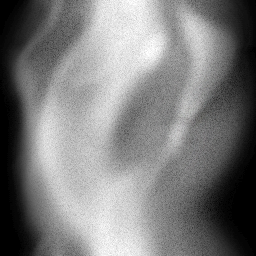
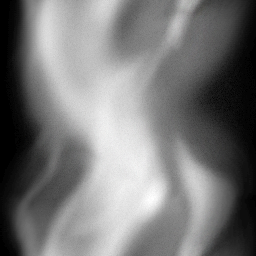
The second 256×256 image is a revision of the first. Changes to its layers:
"Levels 1": opacity 100% → 30% over [0,0,256,256]
painted on "Layer 8" over [0,0,256,256]
